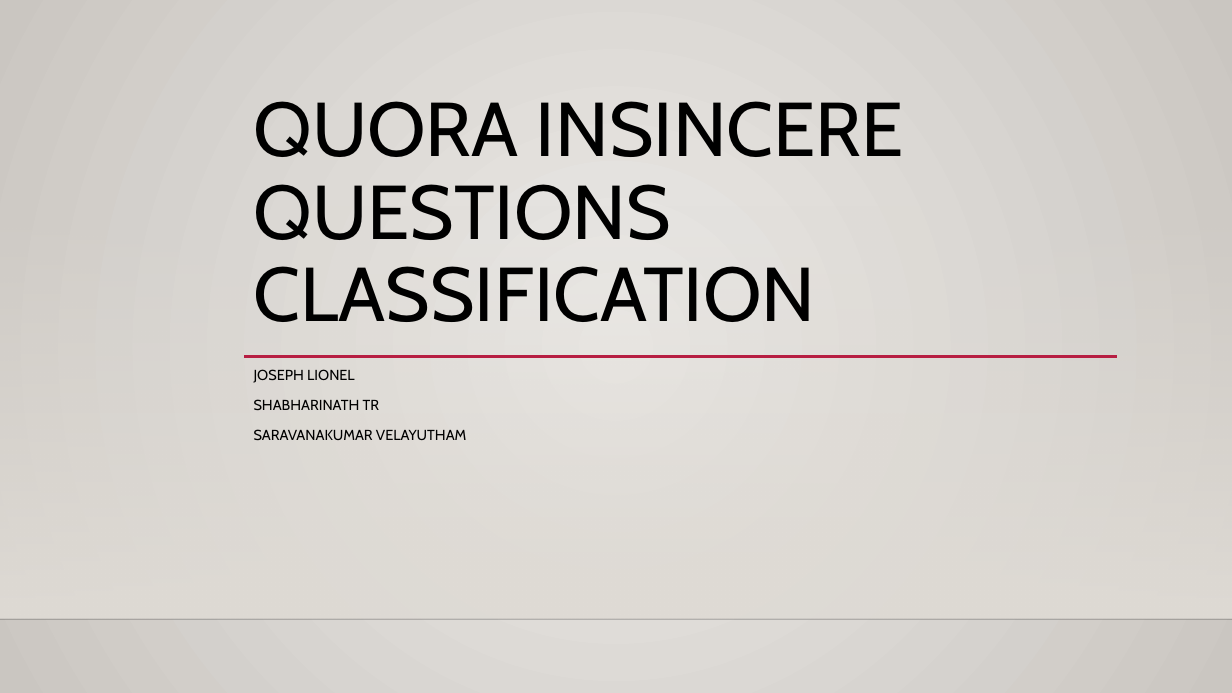
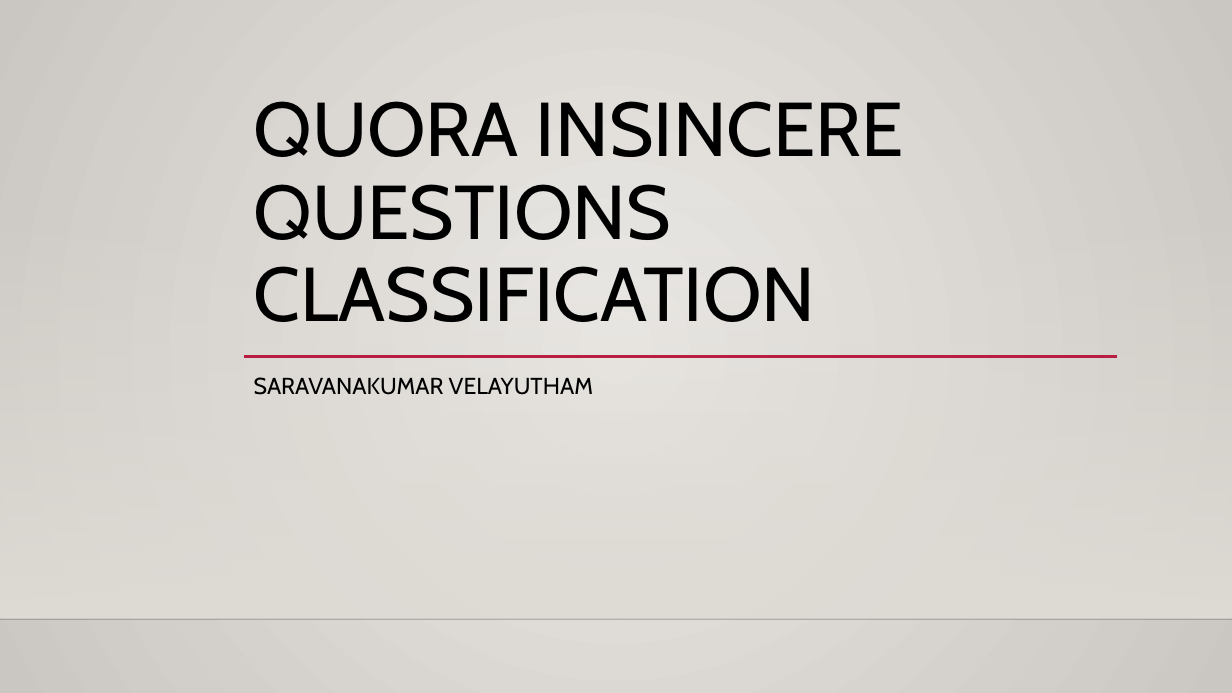
Before and after one commit to saravanakumarvelayutham/coursera_notebooks, a slide deck: slide 1 of TSW_Project.pptx. Drawn at 1232x693 pixels with LibreOffice and Linux fonts; fonts in the diff are those of the drawing; background and template pictures are left out. Boxes give left, top, right and bottom in pixels: in the first picture for what was removed or moved away, otherwise in the second. Text is boxed around its words. In the diff, an @@ line names an element or a change of style, - is before the commit and + after.

Commit message:
Updated PPT

```diff
--- a/TSW_Project.pptx
+++ b/TSW_Project.pptx
@@ subtitle "SARAVANAKUMAR VELAYUTHAM" at [254, 377, 593, 395]: size 11.2 to 18 pt; line spacing 1 to 1.2 @@
@@ subtitle at [254, 369, 379, 410]: paragraphs removed @@
-JOSEPH LIONEL
-SHABHARINATH TR
```
